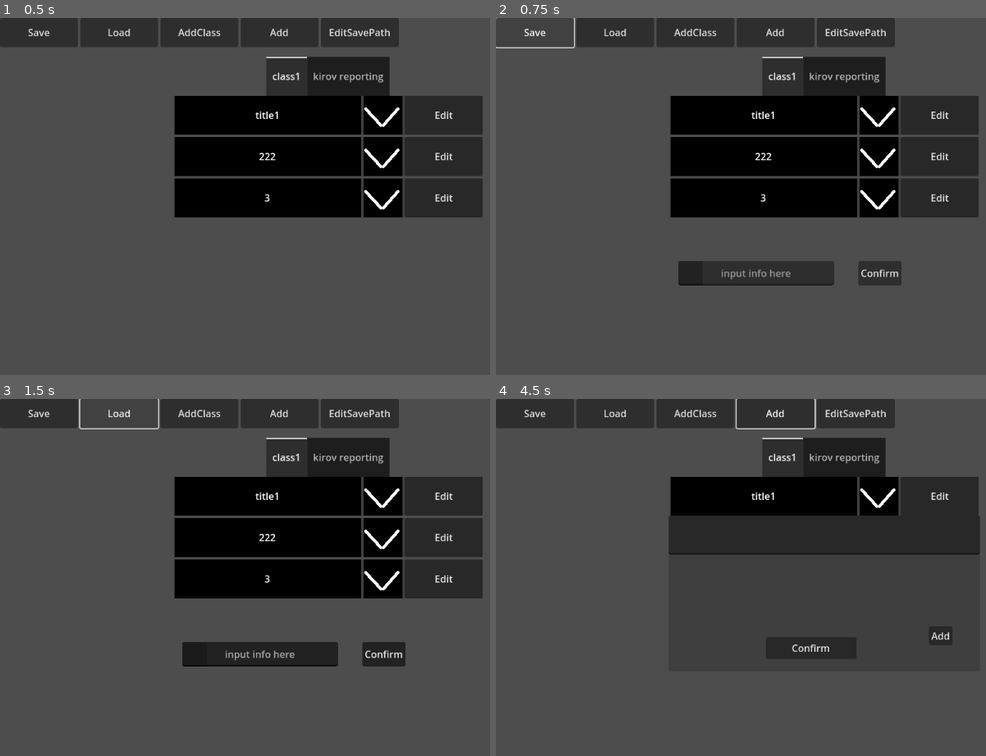
Above: before the commit, frames 1-4 (two rows, left to right).
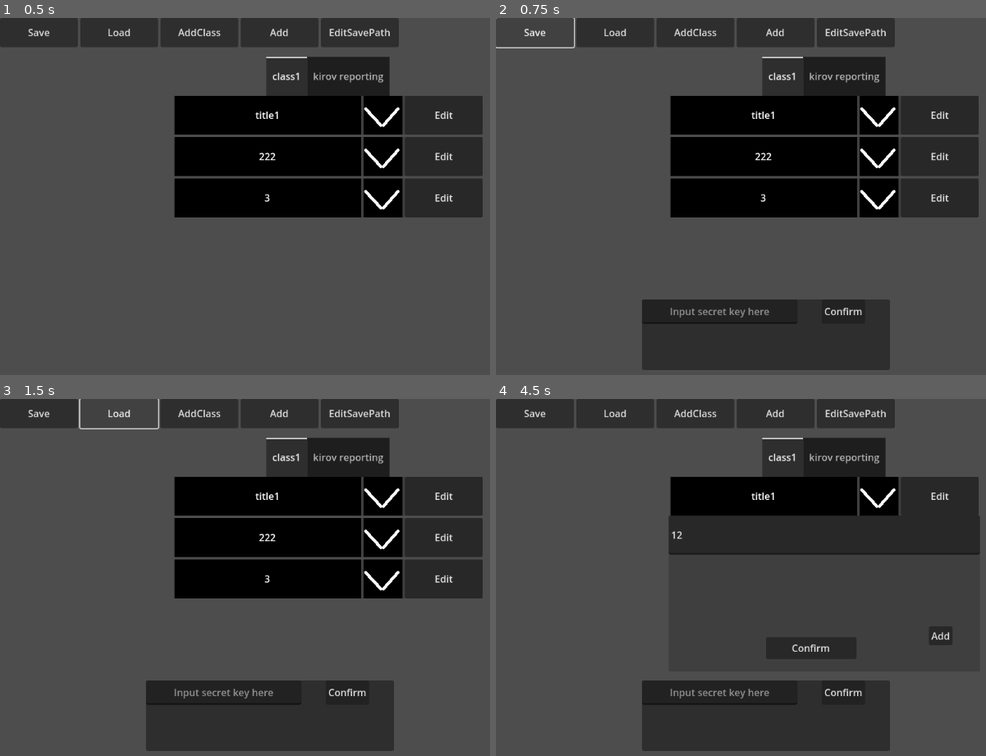
Above: after the commit, the same moments.

Repository: lfoxhlnut/KeyManager
Game: Godot game, scene res://ui/main.tscn
Two runs of this game, one before a commit and one after it. Both use one fixed random seed, a clock stepped at 60 frames per second and the inputs below.
Inputs (mouse positions are in pixels of both pictures, inside the frame that each line leads up to):
- Up to frame 1 (0.5 s): no input
- Up to frame 2 (0.75 s): click "Save" at 0.5 s
- Up to frame 3 (1.5 s): click "Load" at 1.25 s
- Up to frame 4 (4.5 s): click "AddClass" at 2 s; click (824, 534) at 2.77 s; type "12" at 2.85 s; click "Add" at 3.5 s; click "Confirm" at 4.25 s

Frame 1 is identical in both runs. In frame 2, 13% of the frame differs, in the area x 29-83%, y 68-99%; in frame 3, 13%; in frame 4, 10%.

Commit message:
menu refactor completed(not yet tested)

Diff:
--- a/script/content.gd
+++ b/script/content.gd
@@ -1,3 +1,4 @@
+class_name Content
 extends Control
 
 const ItemTscn := preload("res://ui/item.tscn")
@@ -59,6 +60,8 @@
 		item.resized.connect(func():
 			v_box.position.x = 0.5 * size.x - 0.5 * item.size.x
 		)
+		# NOTE: gdscript 里没有函数闭包, 不能访问函数的局部变量
+		# 但是 局部节点变量的 queue_free() 是有用的, 全局变量或说类的成员也是可以访问的
 		item.data_modified.connect(func():
 			data_dict[key][id] = item.data
 		)
@@ -69,84 +72,22 @@
 		item._on_unfold_toggled(false)
 
 
-
 func free_vbox_children() -> void:
 	for i: Node in v_box.get_children():
 		i.queue_free()
 
 
-func _on_save_pressed() -> void:
-	#print_debug("ready to save:", data_dict)
-	Global.save(data_dict, await get_save_key(), menu.save_path)
+func add_item(data: Data) -> void:
+	var key := title.get_tab_title(title.current_tab)
+	(data_dict[key] as Array).append(data)
+	_on_title_tab_changed(title.current_tab)
 
 
-var _save_key: String
-func get_save_key() -> String:
-	var info_input: InfoInput = InfoInputTscn.instantiate()
-	# TODO: hud 遮罩不能设为无色透明, 不然 info input 太不明显
-	info_input.global_position = Vector2(300, 400)
+func add_class(data: Data) -> void:
+	if not data_dict.has(data.title):
+		title.add_tab(data.title)
+		data_dict[data.title] = []
+	for i: String in data.info:
+		(data_dict[data.title] as Array).append(Data.new(i))
 
-	# NOTE: gdscript 里没有函数闭包, 不能访问函数的局部变量
-	# 但是 info_input.queue_free() 这句是有用的
-	info_input.confirmed.connect(func(text: String):
-		_save_key = text
-		info_input.queue_free()
-		Global.get_hud().exclusive_mouse = false
-	)
-	Global.get_hud().add_child(info_input)
-	Global.get_hud().exclusive_mouse = true
-	await info_input.confirmed
-	return _save_key
-
-
-func _on_load_pressed() -> void:
-	var res := Global.load_save(await get_save_key(), menu.save_path)
-	if res == {}:
-		# TODO: 添加提示等
-		print_debug("no save or password err")
-	else:
-		data_dict = res
-
-
-# _on_add_pressed 和 _on_add_class_pressed 都源自 item.gd 中一个函数,
-# 可考虑封装, 就像 get_save_key 一样, 用 await
-func _on_add_pressed() -> void:
-	var ew: EditWindow = EditWindowTscn.instantiate()
-
-	ew.resized.connect(func():
-		ew.global_position = 0.5 * Global.WIN_SIZE - 0.5 * ew.size
-	)
-
-	ew.confirmed.connect(func(_data: Data):
-		var key := title.get_tab_title(title.current_tab)
-		(data_dict[key] as Array).append(_data)
-		_on_title_tab_changed(title.current_tab)
-
-		ew.queue_free()
-		Global.get_hud().exclusive_mouse = false
-	)
-	Global.get_hud().add_child(ew)
-	Global.get_hud().exclusive_mouse = true
-
-
-func _on_add_class_pressed() -> void:
-	var ew: EditWindow = EditWindowTscn.instantiate()
-
-	ew.resized.connect(func():
-		ew.global_position = 0.5 * Global.WIN_SIZE - 0.5 * ew.size
-	)
-
-	ew.confirmed.connect(func(_data: Data):
-		if not data_dict.has(_data.title):
-			title.add_tab(_data.title)
-			data_dict[_data.title] = []
-		for i: String in _data.info:
-			(data_dict[_data.title] as Array).append(Data.new(i))
-
-		initialize()	# 只设置 data_dict 的一个键, 会触发 setter 吗
-
-		ew.queue_free()
-		Global.get_hud().exclusive_mouse = false
-	)
-	Global.get_hud().add_child(ew)
-	Global.get_hud().exclusive_mouse = true
+	initialize()	# 只设置 data_dict 的一个键, 会触发 setter 吗
--- a/script/main.gd
+++ b/script/main.gd
@@ -1,5 +1,25 @@
 extends Node
+@onready var content: Content = $Content
+@onready var menu: Menu = $HUD/Menu
 
-func _ready() -> void:
-	#print(get_tree_string())
-	pass
+
+func _on_menu_load_pressed() -> void:
+	var res := Global.load_save(await menu.get_save_key(), menu.save_path)
+	if res == {}:
+		# TODO: 添加提示等
+		print_debug("no save or password err")
+	else:
+		content.data_dict = res
+
+
+func _on_menu_save_pressed() -> void:
+	# TODO: 储存 user config
+	Global.save(content.data_dict, await menu.get_save_key(), menu.save_path)
+
+
+func _on_menu_add_pressed(data: Data) -> void:
+	content.add_item(data)
+
+
+func _on_menu_add_class_pressed(data: Data) -> void:
+	content.add_class(data)
--- a/script/menu.gd
+++ b/script/menu.gd
@@ -1,6 +1,13 @@
 class_name Menu
 extends Control
 # 这个菜单功能太少了, 很简单, 就不用官方组件了吧
+
+signal save_pressed
+signal load_pressed
+signal add_class_pressed(data: Data)
+signal add_pressed(data: Data)
+
+const EditWindowTscn = preload("res://ui/edit_window.tscn")
 
 @onready var hbox: HBoxContainer = $HBoxContainer
 @onready var save: Button = $HBoxContainer/Save
@@ -10,9 +17,10 @@
 @onready var edit_save_path: Button = $HBoxContainer/EditSavePath
 @onready var info_input: InfoInput = $InfoInput
 @onready var file_dialog: FileDialog = $FileDialog
+@onready var hud: HUD = $".."
 
-var save_key: String
 var save_path: String = Global.DEFAULT_SAVE_PATH
+
 
 func _ready() -> void:
 	hbox.size = size
@@ -24,7 +32,6 @@
 	file_dialog.position = 0.5 * (Global.WIN_SIZE - (file_dialog.size as Vector2))	# 居中
 
 
-
 func _on_edit_save_path_pressed() -> void:
 	#info_input.placeholder_text = "Input new save path here(Leave blink as default: %s)" % [ProjectSettings.globalize_path(Global.DEFAULT_SAVE_PATH)]
 	file_dialog.current_dir = ProjectSettings.globalize_path(save_path)
@@ -34,3 +41,48 @@
 		save_path = s
 	print_debug("save path selected: ", save_path)
 	file_dialog.hide()
+
+
+func _on_save_pressed() -> void:
+	save_pressed.emit()
+
+
+func _on_load_pressed() -> void:
+	load_pressed.emit()
+
+
+func _on_add_class_pressed() -> void:
+	add_class_pressed.emit(await get_data_from_ew())
+
+
+func _on_add_pressed() -> void:
+	add_pressed.emit(await get_data_from_ew())
+
+
+func get_data_from_ew() -> Data:
+	var ew: EditWindow = EditWindowTscn.instantiate()
+
+	ew.resized.connect(func():
+		ew.global_position = 0.5 * Global.WIN_SIZE - 0.5 * ew.size
+	)
+
+	hud.add_child(ew)
+	hud.exclusive_mouse = true
+
+	var res: Data = await ew.confirmed
+	ew.queue_free()
+	hud.exclusive_mouse = false
+	return res
+
+
+func get_save_key() -> String:
+	# TODO: hud 遮罩不能设为无色透明, 不然 info input 太不明显
+	info_input.placeholder_text = "Input secret key here"
+	info_input.show()
+	hud.add_child(info_input)
+	hud.exclusive_mouse = true
+
+	var save_key: String = await info_input.confirmed
+	info_input.hide()
+	hud.exclusive_mouse = false
+	return save_key
--- a/ui/main.tscn
+++ b/ui/main.tscn
@@ -89,8 +89,12 @@
 
 [connection signal="resized" from="Content/Title" to="Content" method="_on_title_resized"]
 [connection signal="tab_changed" from="Content/Title" to="Content" method="_on_title_tab_changed"]
-[connection signal="pressed" from="HUD/Menu/HBoxContainer/Save" to="Content" method="_on_save_pressed"]
-[connection signal="pressed" from="HUD/Menu/HBoxContainer/Load" to="Content" method="_on_load_pressed"]
-[connection signal="pressed" from="HUD/Menu/HBoxContainer/AddClass" to="Content" method="_on_add_class_pressed"]
-[connection signal="pressed" from="HUD/Menu/HBoxContainer/Add" to="Content" method="_on_add_pressed"]
+[connection signal="add_class_pressed" from="HUD/Menu" to="." method="_on_menu_add_class_pressed"]
+[connection signal="add_pressed" from="HUD/Menu" to="." method="_on_menu_add_pressed"]
+[connection signal="load_pressed" from="HUD/Menu" to="." method="_on_menu_load_pressed"]
+[connection signal="save_pressed" from="HUD/Menu" to="." method="_on_menu_save_pressed"]
+[connection signal="pressed" from="HUD/Menu/HBoxContainer/Save" to="HUD/Menu" method="_on_save_pressed"]
+[connection signal="pressed" from="HUD/Menu/HBoxContainer/Load" to="HUD/Menu" method="_on_load_pressed"]
+[connection signal="pressed" from="HUD/Menu/HBoxContainer/AddClass" to="HUD/Menu" method="_on_add_class_pressed"]
+[connection signal="pressed" from="HUD/Menu/HBoxContainer/Add" to="HUD/Menu" method="_on_add_pressed"]
 [connection signal="pressed" from="HUD/Menu/HBoxContainer/EditSavePath" to="HUD/Menu" method="_on_edit_save_path_pressed"]
